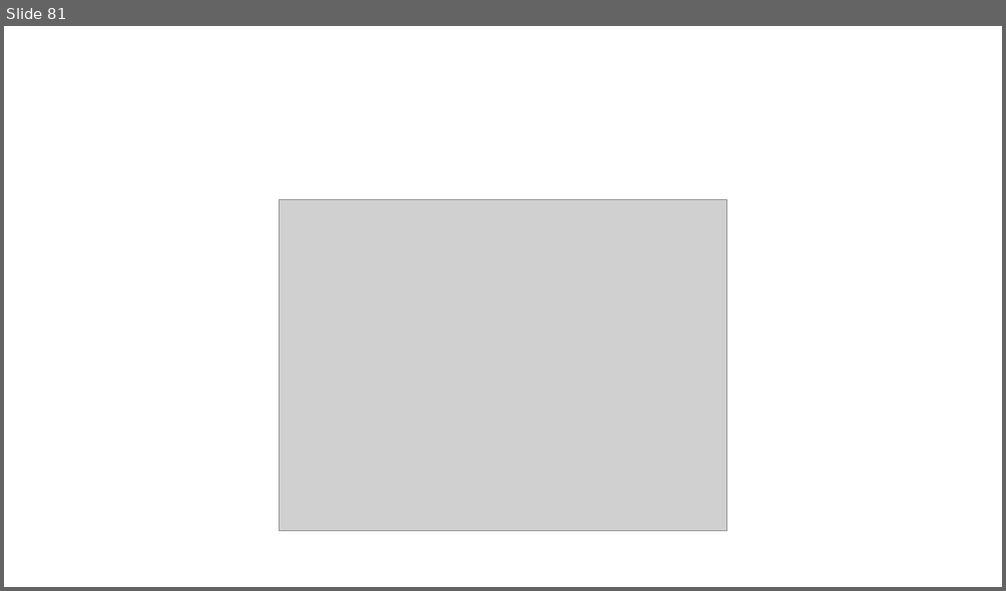
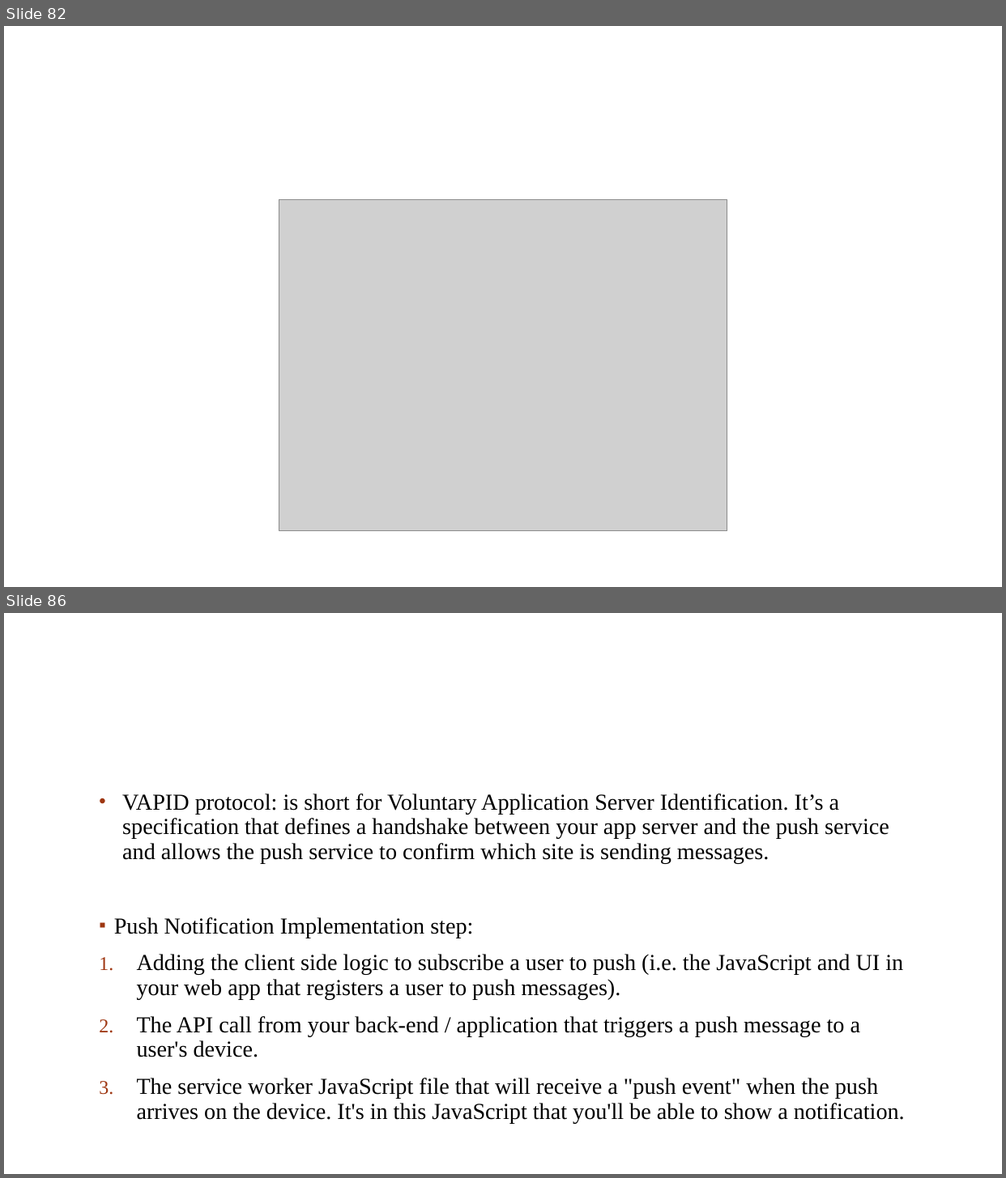
Before and after one commit to ngohungphuc/Presentation, a slide deck: Angular Workshop/Angular Workshop.pptx. Shown one above the other, each under a label of ours: slide 81 before the commit, slides 82 and 86 after it; the slides between them are not shown. The pictures are 1006x591 and 1006x1178 pixels, drawn with LibreOffice and Linux fonts; fonts in the diff are those of the drawing; grey boxes stand for pictures; background and template pictures are left out. Boxes give left, top, right and bottom in pixels: in the first picture for what was removed or moved away, otherwise in the second. Text is boxed around its words. In the diff, an @@ line names an element or a change of style, - is before the commit and + after.

```diff
--- a/Angular Workshop/Angular Workshop.pptx
+++ b/Angular Workshop/Angular Workshop.pptx
@@ slide 86 added at [4, 613, 1002, 1174], background #FFFFFF; not listed: 1 template element that a slide beside it also shows @@
@@ text added at [114, 794, 905, 1123], 22 pt, text #000000 @@
+• VAPID protocol: is short for Voluntary Application Server Identification. It’s a specification that defines a handshake between your app server and the push service and allows the push service to confirm which site is sending messages.
+▪ Push Notification Implementation step:
+1. Adding the client side logic to subscribe a user to push (i.e. the JavaScript and UI in your web app that registers a user to push messages).
+2. The API call from your back-end / application that triggers a push message to a user's device.
+3. The service worker JavaScript file that will receive a "push event" when the push arrives on the device. It's in this JavaScript that you'll be able to show a notification.
@@ what was slide 81 is now slide 82 @@
```
Also in this commit, not shown: 4 other slides added, 44 other files.
